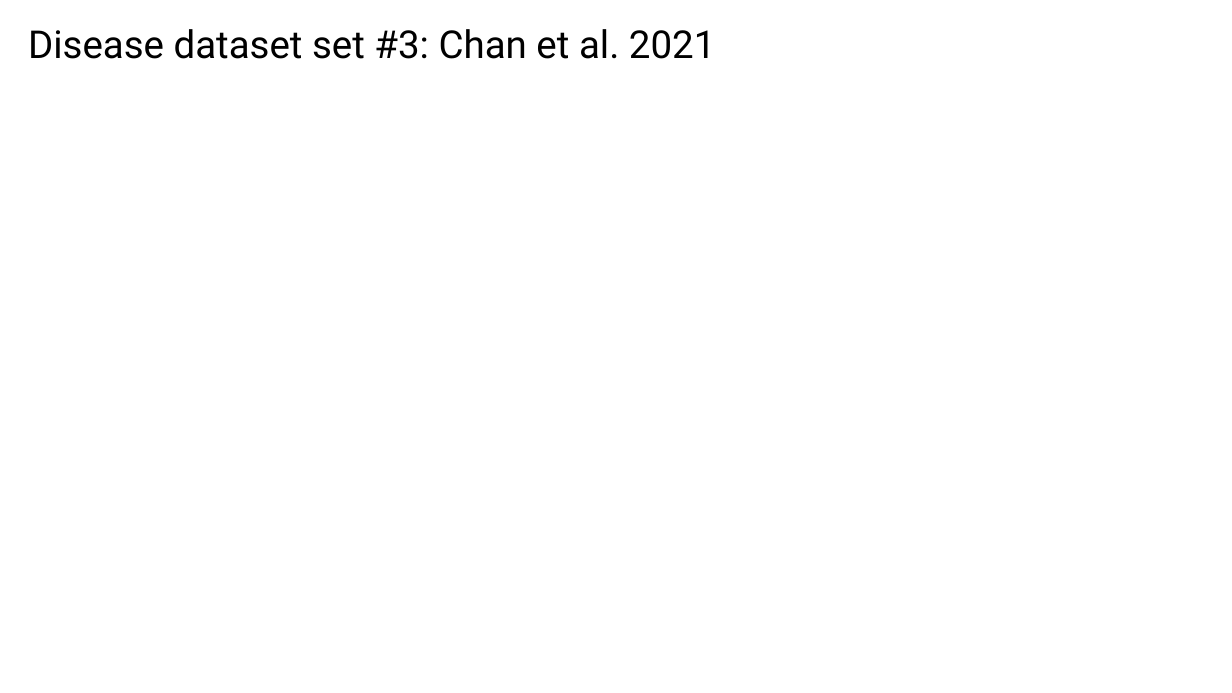
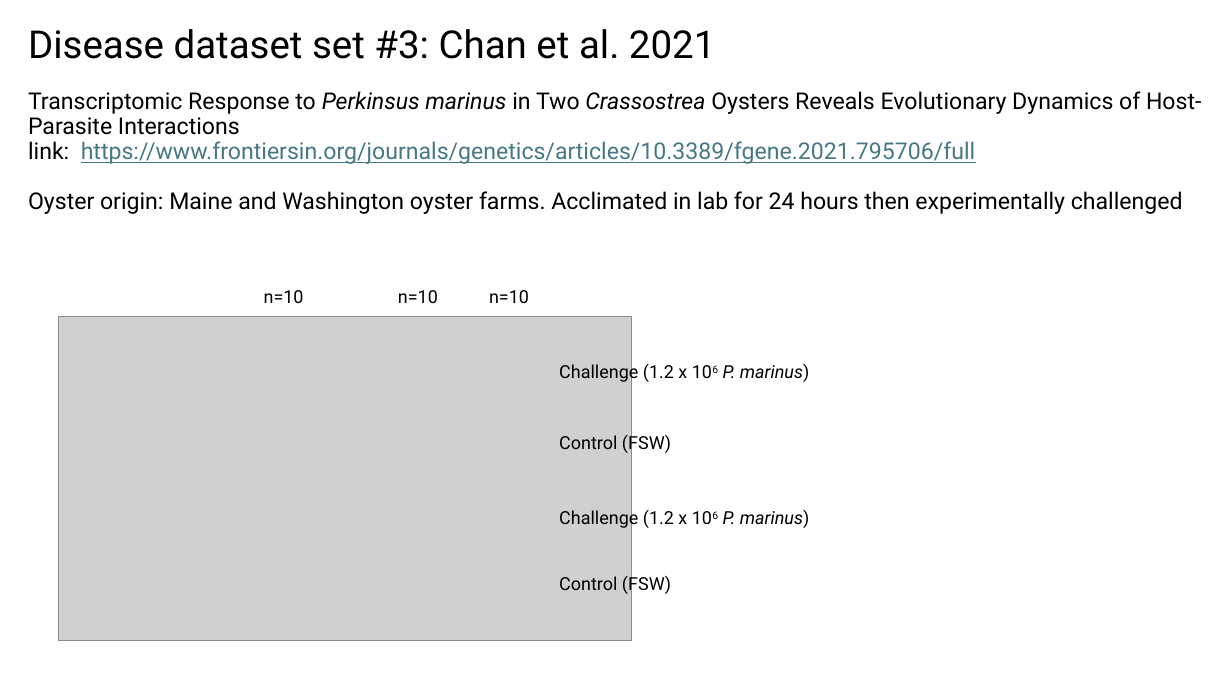
Before and after one commit to Resilience-Biomarkers-for-Aquaculture/Cvirg_Pmarinus_RNAseq, a slide deck: slide 5 of analysis_ideas.pptx. Drawn at 1232x693 pixels with LibreOffice and Linux fonts; fonts in the diff are those of the drawing; grey boxes stand for pictures. Boxes give left, top, right and bottom in pixels: in the first picture for what was removed or moved away, otherwise in the second. Text is boxed around its words. In the diff, an @@ line names an element or a change of style, - is before the commit and + after.

```diff
--- a/analysis_ideas.pptx
+++ b/analysis_ideas.pptx
@@ text added at [28,91,1201,214], 18 pt, text #000000 @@
+Transcriptomic Response to Perkinsus marinus in Two Crassostrea Oysters Reveals Evolutionary Dynamics of Host-Parasite Interactions
+link: https://www.frontiersin.org/journals/genetics/articles/10.3389/fgene.2021.795706/full
+Oyster origin: Maine and Washington oyster farms. Acclimated in lab for 24 hours then experimentally challenged
@@ text added at [264,290,304,303], 14 pt, text #000000 @@
+n=10
@@ text added at [398,290,438,303], 14 pt, text #000000 @@
+n=10
@@ text added at [489,290,529,303], 14 pt, text #000000 @@
+n=10
@@ picture added at [58,317,631,640] @@
@@ text added at [559,362,810,384], 14 pt, text #000000 @@
+Challenge (1.2 x 106 P. marinus)
@@ text added at [559,432,671,454], 14 pt, text #000000 @@
+Control (FSW)
@@ text added at [559,508,810,530], 14 pt, text #000000 @@
+Challenge (1.2 x 106 P. marinus)
@@ text added at [559,573,671,595], 14 pt, text #000000 @@
+Control (FSW)
```
Also in this commit, not shown: 2 other slides changed.
